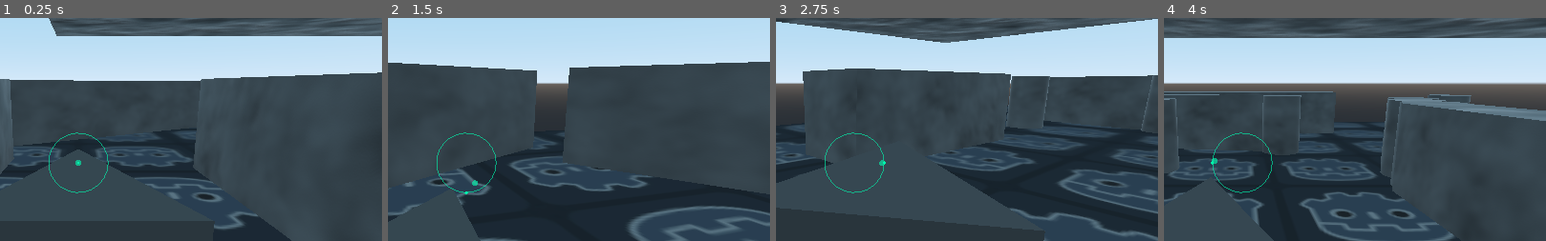
Above: before the commit, frames 1-4 (left to right).
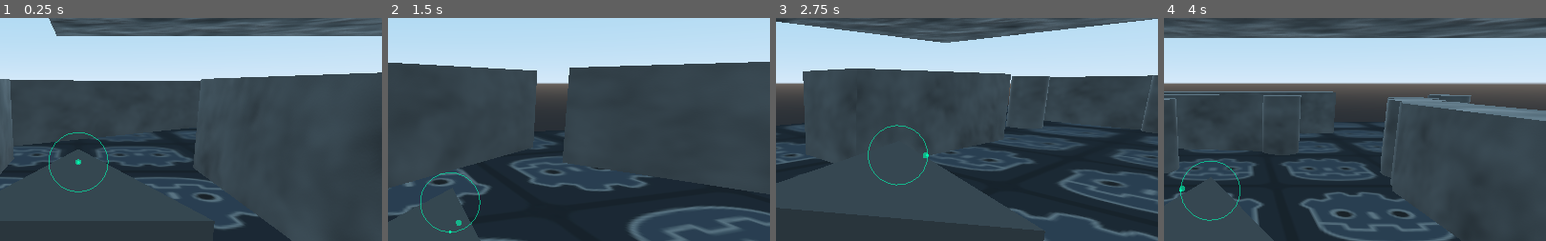
Above: after the commit, the same moments.

Repository: winston-yallow/godot_wild_jam_20
Game: Godot game, scene res://maps/00_Test.tscn
The game is run twice, just before and just after one commit, with the same random seed, the same clock (stepped at 60 frames per second) and the same inputs.
Inputs:
- Up to frame 1 (0.25 s): no input
- Up to frame 2 (1.5 s): hold D (game_right) 0.53-1.28 s; hold S (game_down) from 1.28 s (still down)
- Up to frame 3 (2.75 s): release S (game_down) at 2.03 s; hold D (game_right) from 2.03 s (still down)
- Up to frame 4 (4 s): release D (game_right) at 2.78 s; hold W (game_up) 2.78-3.53 s; hold A (game_left) from 3.53 s (still down)
The pictures show only the part of the screen within x 40-90%, y 18-68%; the shares and areas given below are measured in that part.

The runs differ from the first frame. In frame 1, 0.2% of the frame differs, in the area x 12-29%, y 51-79%; in frame 2, 0.4%, in the area x 8-29%, y 51-97%; in frame 3, 0.4%; in frame 4, 0.4%.

Commit message:
Make HUD centered at spaceship nose

Diff:
--- a/game/hud/HUD.gd
+++ b/game/hud/HUD.gd
@@ -26,7 +26,8 @@
 
 
 func _draw() -> void:
-    var center := OS.window_size / 2
+    var cam := get_tree().root.get_camera()
+    var center := cam.unproject_position(player.to_global(player.nose))
     draw_arc(center, 40, 0, TAU, 24, Color(0, 1.0, 0.7, 0.6), 1.0)
     draw_circle(center + smoothed_direction, 4, Color(0, 1.0, 0.7, 0.6))
     draw_circle(center + direction_interpolated, 2, Color(0, 1.0, 0.7, 0.9))
--- a/game/player/Player.gd
+++ b/game/player/Player.gd
@@ -7,6 +7,7 @@
 export var smoothness := 6.0
 export var lookahead := 3.0
 export var first_path: NodePath = '.'
+export var nose := Vector3.FORWARD
 
 var direction := Vector3()
 var smoothed_direction := Vector3()
